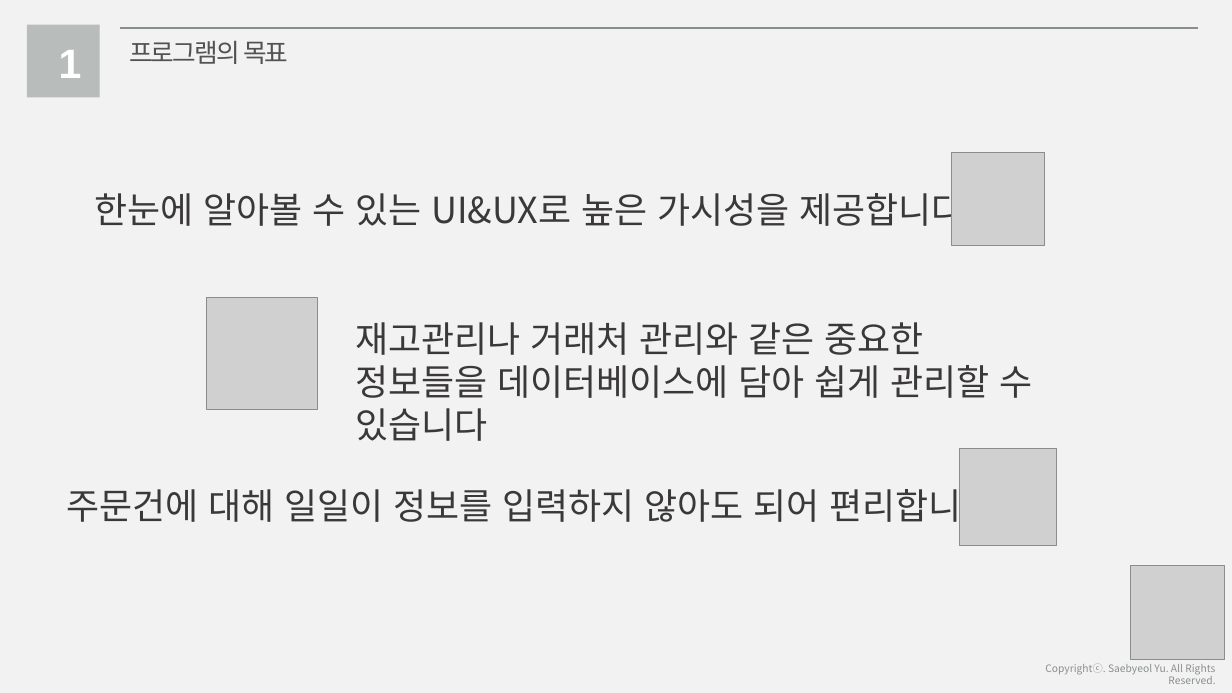
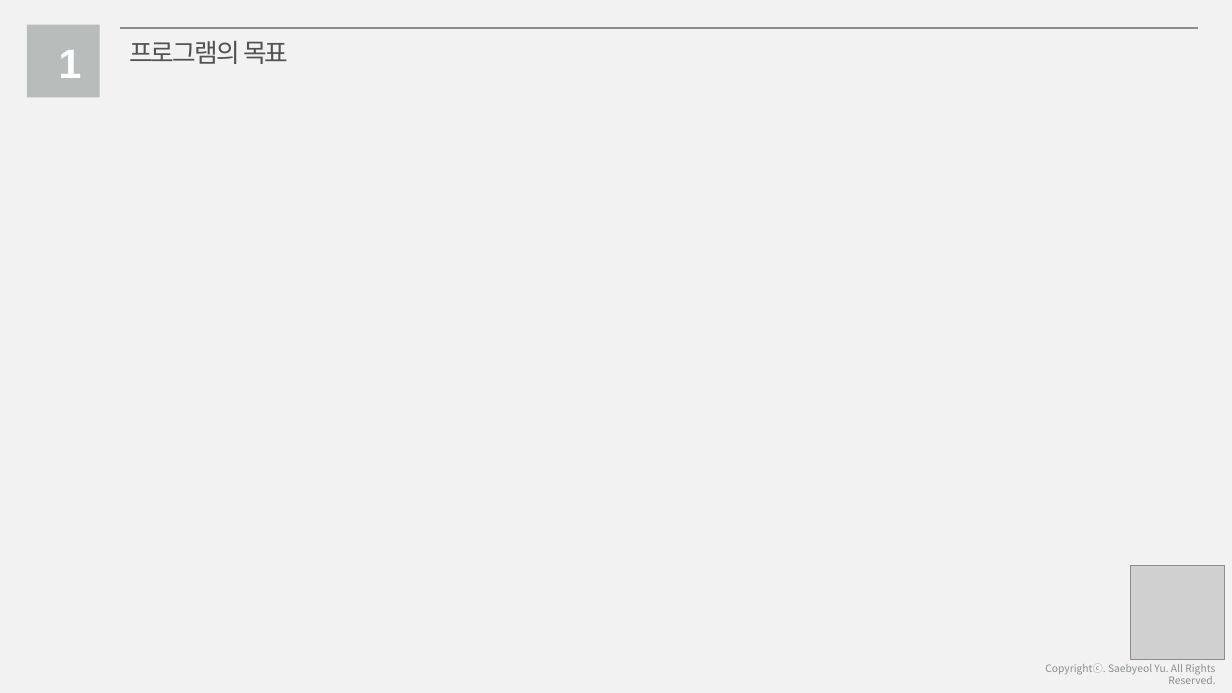
Before and after one commit to haileykim5418/night, a slide deck: slide 16 of 포폴/포폴/이거이거.pptx. Drawn at 1232x693 pixels with LibreOffice and Linux fonts; fonts in the diff are those of the drawing; grey boxes stand for pictures. Boxes give left, top, right and bottom in pixels: in the first picture for what was removed or moved away, otherwise in the second. Text is boxed around its words. In the diff, an @@ line names an element or a change of style, - is before the commit and + after.

```diff
--- a/포폴/포폴/이거이거.pptx
+++ b/포폴/포폴/이거이거.pptx
@@ picture removed at (952,152,1045,246) @@
@@ text removed at (94,186,964,232) @@
-한눈에 알아볼 수 있는 UI&UX로 높은 가시성을 제공합니다
@@ picture removed at (206,298,318,409) @@
@@ text removed at (356,322,1033,441) @@
-재고관리나 거래처 관리와 같은 중요한 정보들을 데이터베이스에 담아 쉽게 관리할 수 있습니다
@@ picture removed at (959,448,1057,546) @@
@@ text removed at (66,483,995,529) @@
-주문건에 대해 일일이 정보를 입력하지 않아도 되어 편리합니다
```
Also in this commit, not shown: 8 slides added, 3 other files.
